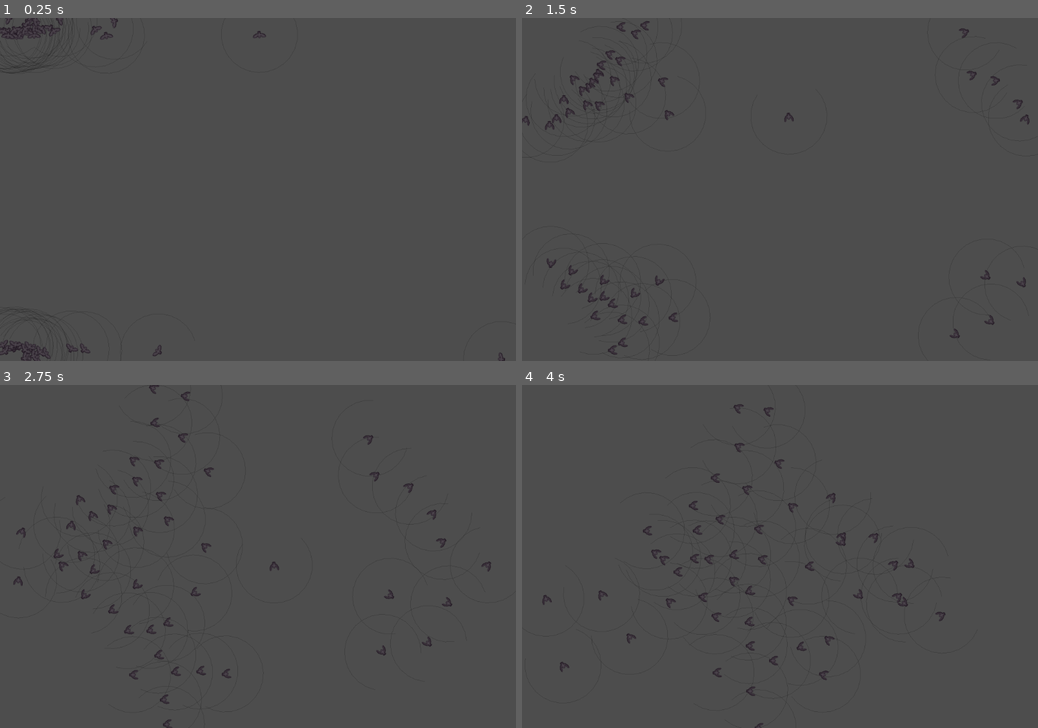
Above: before the commit, frames 1-4 (two rows, left to right).
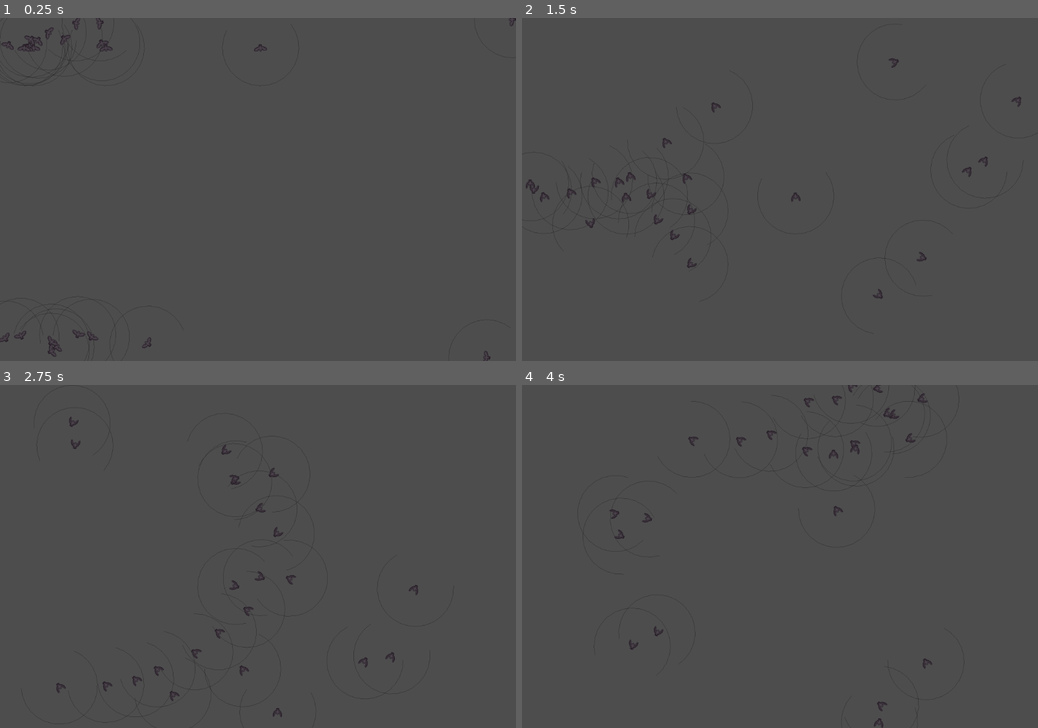
Above: after the commit, the same moments.

Repository: alex-semler/godot-boid-experiment
Game: Godot game, scene res://scenes/world.tscn
Same seed, same stepped clock (60 frames per second), same inputs: the game is played once before the commit and once after it.
Inputs:
- Up to frame 1 (0.25 s): no input
- Up to frame 2 (1.5 s): no input
- Up to frame 3 (2.75 s): no input
- Up to frame 4 (4 s): no input

The runs differ from the first frame. In frame 1, 0.9% of the frame differs, in the area x 0-100%, y 0-100%; in frame 2, 1.5%, in the area x 0-99%, y 0-99%; in frame 3, 1.5%; in frame 4, 1.5%.

Commit message:
refactor all settings into a resource class

Diff:
--- a/scenes/boid.tscn
+++ b/scenes/boid.tscn
@@ -3,6 +3,7 @@
 [ext_resource type="Texture2D" uid="uid://do8vgci8nr6oy" path="res://assets/bird_2_black.png" id="1_n4whh"]
 [ext_resource type="Script" uid="uid://ciahc1jen1a2o" path="res://scripts/boid.gd" id="1_vrn0v"]
 [ext_resource type="Script" uid="uid://dscqxsa648mip" path="res://scripts/visualizer/fov.gd" id="3_5r8tn"]
+[ext_resource type="Resource" uid="uid://jbyb2wlsyn1q" path="res://settings.tres" id="4_0n3de"]
 
 [sub_resource type="AtlasTexture" id="AtlasTexture_rwgxs"]
 atlas = ExtResource("1_n4whh")
@@ -43,10 +44,7 @@
 
 [node name="Boid" type="Area2D" unique_id=1821972924]
 script = ExtResource("1_vrn0v")
-FOV = 260
-SEPARATION_WEIGHT = 0.807
-ALIGNMENT_WEIGHT = 0.458
-COHESION_WEIGHT = 0.349
+settings = ExtResource("4_0n3de")
 
 [node name="AnimatedSprite2D" type="AnimatedSprite2D" parent="." unique_id=779736384]
 sprite_frames = SubResource("SpriteFrames_71j4m")
@@ -59,3 +57,4 @@
 [node name="VisualizeFOV" type="Node2D" parent="FieldOfView" unique_id=626860490]
 z_index = -1
 script = ExtResource("3_5r8tn")
+settings = ExtResource("4_0n3de")
--- /dev/null
+++ b/scenes/world.gd
@@ -0,0 +1,3 @@
+extends Node2D
+
+@export var settings: SimulationSettings
--- a/scenes/world.tscn
+++ b/scenes/world.tscn
@@ -1,9 +1,13 @@
 [gd_scene format=3 uid="uid://olqnp2ykox2u"]
 
+[ext_resource type="Script" uid="uid://bvleva7obujci" path="res://scenes/world.gd" id="1_4wyf3"]
 [ext_resource type="Script" uid="uid://cuwq20a4wri16" path="res://scripts/flock.gd" id="1_rwgxs"]
+[ext_resource type="Resource" uid="uid://jbyb2wlsyn1q" path="res://settings.tres" id="2_4wyf3"]
 
 [node name="World" type="Node2D" unique_id=814990889]
+script = ExtResource("1_4wyf3")
+settings = ExtResource("2_4wyf3")
 
 [node name="Flock" type="Node2D" parent="." unique_id=370407750]
 script = ExtResource("1_rwgxs")
-FLOCK_SIZE = 50
+settings = ExtResource("2_4wyf3")
--- a/scripts/boid.gd
+++ b/scripts/boid.gd
@@ -1,25 +1,30 @@
 class_name Boid
 extends Area2D
 
-@export var speed: int = 200
-
-var velocity: Vector2 = Vector2.ZERO
+@export var settings: SimulationSettings
 
 @onready var sprite: AnimatedSprite2D = $AnimatedSprite2D
 @onready var collision_shape: CollisionShape2D = $FieldOfView
 @onready var perception_radius: int = collision_shape.shape.radius
 @onready var viewport_size: Vector2 = get_viewport_rect().size
 
-@export_range(0, 360) var FOV: int = 120
-@export var MAX_FORCE: float = 5.0
-@export_range(0.0, 1.0) var SEPARATION_WEIGHT: float = 0.5
-@export_range(0.0, 1.0) var ALIGNMENT_WEIGHT: float = 0.5
-@export_range(0.0, 1.0) var COHESION_WEIGHT: float = 0.5
+var velocity: Vector2 = Vector2.ZERO
 
-# Called when the node enters the scene tree for the first time.
 func _ready() -> void:
-	velocity = Vector2.from_angle(randf() * TAU) * speed
+	velocity = Vector2.from_angle(randf() * TAU) * settings.initial_speed
 	sprite.play("flying")
+
+func _process(delta: float) -> void:
+	var combined_forces: Vector2 = get_combined_forces()
+	var speed = velocity.length()
+
+	velocity = (velocity + combined_forces).normalized() * speed
+
+	position += (velocity * delta)
+	position.x = fposmod(position.x, viewport_size.x)
+	position.y = fposmod(position.y, viewport_size.y)
+
+	rotation = velocity.angle() + PI/2
 
 func get_combined_forces() -> Vector2:
 	var neighbors: Array = get_neighbors()
@@ -41,7 +46,7 @@
 	for i in range(within_range.size()):
 		var neighbor: Boid = within_range[i]
 		var angle = abs(velocity.angle() - neighbor.velocity.angle())
-		if rad_to_deg(angle) <= FOV:
+		if rad_to_deg(angle) <= settings.fov_angle:
 			visible_neighbors.append(neighbor)
 	return visible_neighbors
 
@@ -53,7 +58,7 @@
 		var distance: float = global_position.distance_to(p) / perception_radius
 		var force_component: Vector2 = (p - global_position).normalized() / (distance * distance)
 		force -= force_component
-	return force.limit_length(SEPARATION_WEIGHT * MAX_FORCE)
+	return force.limit_length(settings.separation_weight * settings.max_force)
 
 func alignment_force(neighbor_velocities: PackedVector2Array) -> Vector2:
 	if neighbor_velocities.is_empty():
@@ -61,7 +66,7 @@
 	var sum: Vector2 = Vector2.ZERO
 	for v: Vector2 in neighbor_velocities:
 		sum += v
-	return (sum / len(neighbor_velocities)).limit_length(ALIGNMENT_WEIGHT * MAX_FORCE)
+	return (sum / len(neighbor_velocities)).limit_length(settings.alignment_weight * settings.max_force)
 
 func cohesion_force(neighbor_positions: PackedVector2Array) -> Vector2:
 	if neighbor_positions.is_empty():
@@ -70,15 +75,4 @@
 	for p: Vector2 in neighbor_positions:
 		sum += p
 	var average_position: Vector2 = sum / len(neighbor_positions)
-	return (average_position - global_position).limit_length(COHESION_WEIGHT * MAX_FORCE)
-
-# Called every frame. 'delta' is the elapsed time since the previous frame.
-func _process(delta: float) -> void:
-	var combined_forces: Vector2 = get_combined_forces()
-	velocity = (velocity + combined_forces).normalized() * speed
-
-	position += (velocity * delta)
-	position.x = fposmod(position.x, viewport_size.x)
-	position.y = fposmod(position.y, viewport_size.y)
-
-	rotation = velocity.angle() + PI/2
+	return (average_position - global_position).limit_length(settings.cohesion_weight * settings.max_force)
--- a/scripts/flock.gd
+++ b/scripts/flock.gd
@@ -1,18 +1,16 @@
+class_name Flock
 extends Node2D
 
-@export var FLOCK_SIZE: int = 20
+@export var settings: SimulationSettings
 
 var BoidScene: PackedScene = preload("res://scenes/boid.tscn")
 
-# Called when the node enters the scene tree for the first time.
 func _ready() -> void:
 	var viewport_size: Vector2 = get_viewport_rect().size
-	for i in range(FLOCK_SIZE):
-		var boid = BoidScene.instantiate()
+	for i in range(settings.flock_size):
+		var boid: Boid = BoidScene.instantiate()
 		boid.position = Vector2(viewport_size.x / i, viewport_size.y)
-		boid.speed = randi_range(100, 150)
 		add_child(boid)
 
-# Called every frame. 'delta' is the elapsed time since the previous frame.
 func _process(delta: float) -> void:
 	pass
--- /dev/null
+++ b/scripts/simulation_settings.gd
@@ -0,0 +1,17 @@
+class_name SimulationSettings
+extends Resource
+
+@export_group("Flock Settings")
+@export var flock_size: int = 20
+
+@export_group("Boid Settings")
+@export var initial_speed: Vector2 = Vector2(100, 250)
+@export_range(0, 360) var fov_angle: int = 120
+@export_range(0.0, 1.0) var separation_weight: float = 0.5
+@export_range(0.0, 1.0) var alignment_weight: float = 0.5
+@export_range(0.0, 1.0) var cohesion_weight: float = 0.5
+@export var max_force: float = 5.0
+
+@export_category("Visualization")
+@export_group("FOV")
+@export_range(0, 255) var fov_opacity: int = 50
--- a/scripts/visualizer/fov.gd
+++ b/scripts/visualizer/fov.gd
@@ -1,12 +1,22 @@
 extends Node2D
+
+@export var settings: SimulationSettings
 
 @onready var boid: Boid = $"../.."
 @onready var field_of_view: CollisionShape2D = $"../../FieldOfView"
 
 func _draw():
-	var angle = deg_to_rad(boid.FOV)
+	var angle: float = deg_to_rad(settings.fov_angle)
 	var radius: int = field_of_view.shape.radius
-	draw_arc(position, radius, - angle / 2 - PI / 2, angle / 2 - PI / 2, 20, Color.from_rgba8(0, 0, 0, 50))
+	var opacity = settings.fov_opacity
+	draw_arc(
+	position,
+	radius,
+	- (angle + PI) / 2,
+	(angle - PI) / 2,
+	20,
+	Color.from_rgba8(0, 0, 0, opacity)
+)
 
 func _process(_delta: float):
 	queue_redraw()
--- /dev/null
+++ b/settings.tres
@@ -0,0 +1,11 @@
+[gd_resource type="Resource" script_class="SimulationSettings" format=3 uid="uid://jbyb2wlsyn1q"]
+
+[ext_resource type="Script" uid="uid://vb7ni6utx3m5" path="res://scripts/simulation_settings.gd" id="1_krfic"]
+
+[resource]
+script = ExtResource("1_krfic")
+flock_size = 25
+initial_speed = Vector2(245, 250)
+fov_angle = 245
+fov_opacity = 68
+metadata/_custom_type_script = "uid://vb7ni6utx3m5"
Not shown, added: scenes/world.gd.uid
Not shown, added: scripts/simulation_settings.gd.uid
